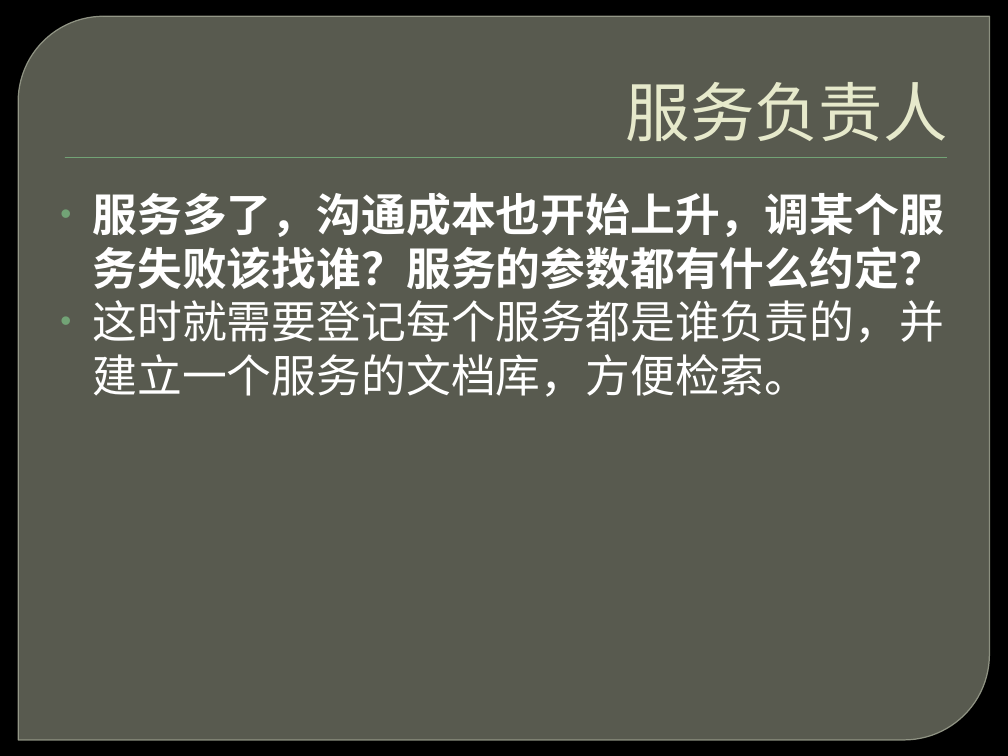
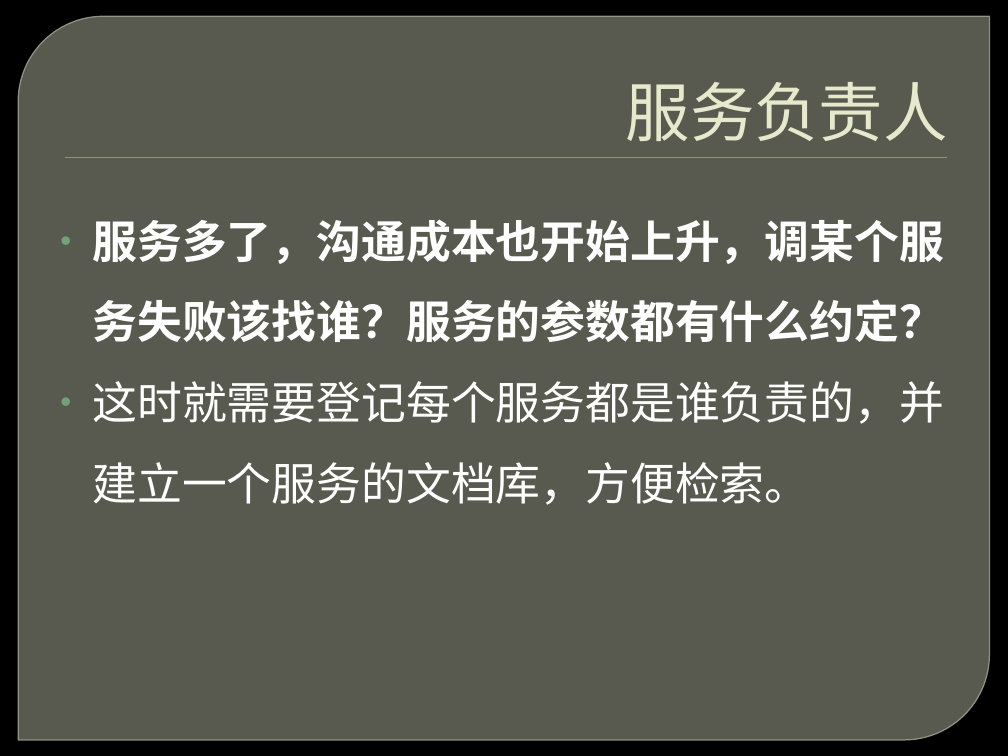
Before and after one commit to ghj1976/lecture, a slide deck: slide 9 of SOA服务发现/服务发现.pptx. Drawn at 1008x756 pixels with LibreOffice and Linux fonts; fonts in the diff are those of the drawing; background and template pictures are left out. Boxes give left, top, right and bottom in pixels: in the first picture for what was removed or moved away, otherwise in the second. Text is boxed around its words. In the diff, an @@ line names an element or a change of style, - is before the commit and + after.

```diff
--- a/SOA服务发现/服务发现.pptx
+++ b/SOA服务发现/服务发现.pptx
@@ text "服务多了，沟通成本也开始上升，调某个服务失败该找谁？服务的参数都有什么约定？" at box(93, 219, 945, 505): line spacing 1 to 1.5 @@
```
Also in this commit, not shown: 6 other slides changed, 6 slides added, 1 slide removed, 6 other files.
